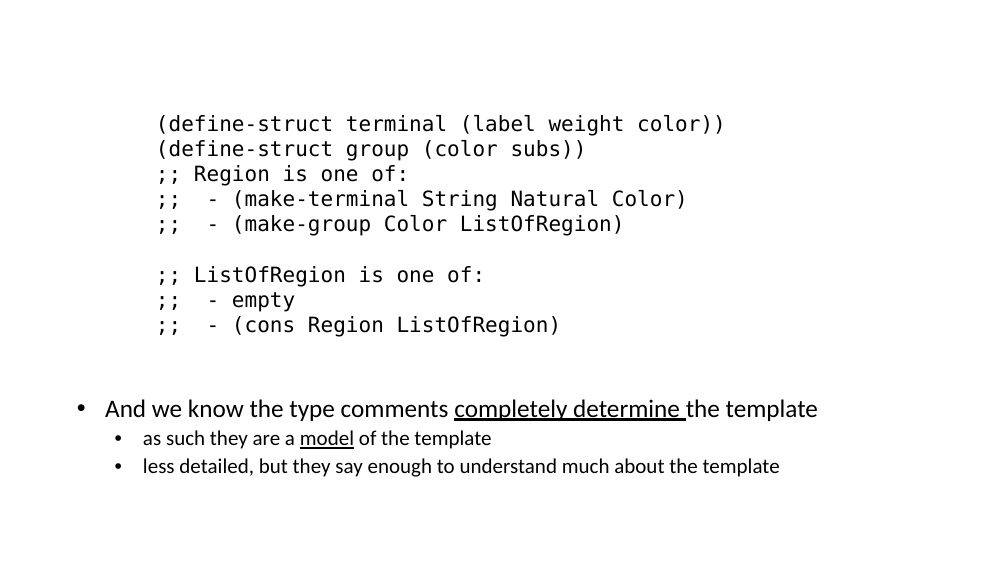
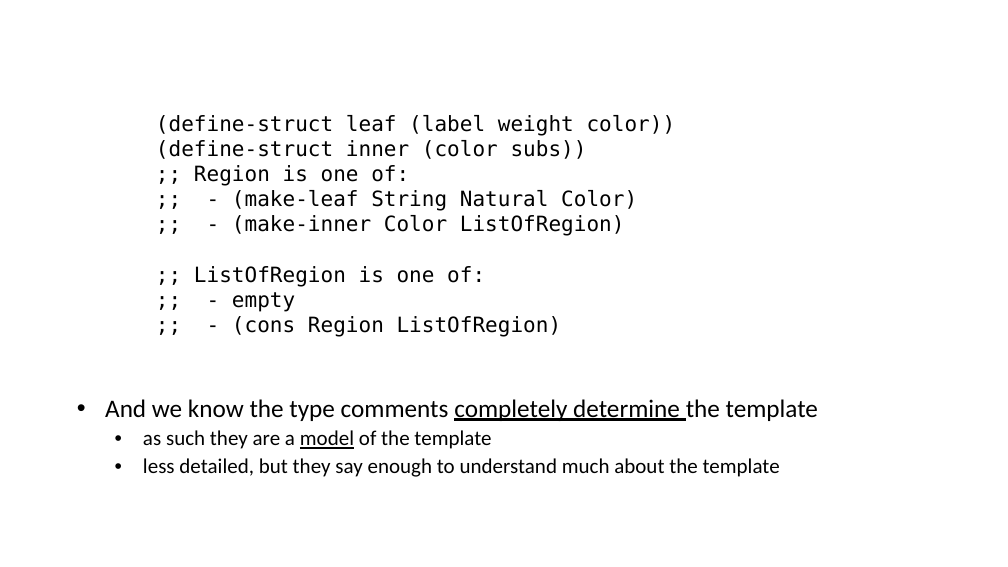
Before and after one commit to GregorKiczales/spd-materials, a slide deck: slide 2 of instructor/l11/lec11-pad.pptx (slide 4 before the commit). Drawn at 1008x567 pixels with LibreOffice and Linux fonts; fonts in the diff are those of the drawing. Boxes give left, top, right and bottom in pixels: in the first picture for what was removed or moved away, otherwise in the second. Text is boxed around its words. In the diff, an @@ line names an element or a change of style, - is before the commit and + after.

Commit message:
lecture 11 tweaks

```diff
--- a/instructor/l11/lec11-pad.pptx
+++ b/instructor/l11/lec11-pad.pptx
@@ text at box(156, 115, 676, 159): text changed @@
-(define-struct terminal (label weight color))
-(define-struct group (color subs))
+(define-struct leaf (label weight color))
+(define-struct inner (color subs))
@@ text at box(232, 190, 637, 236): text changed @@
-;; - (make-terminal String Natural Color)
-;; - (make-group Color ListOfRegion)
+;; - (make-leaf String Natural Color)
+;; - (make-inner Color ListOfRegion)
```
Also in this commit, not shown: 2 other slides changed, 1 slide added, 2 slides removed, 8 other files.
